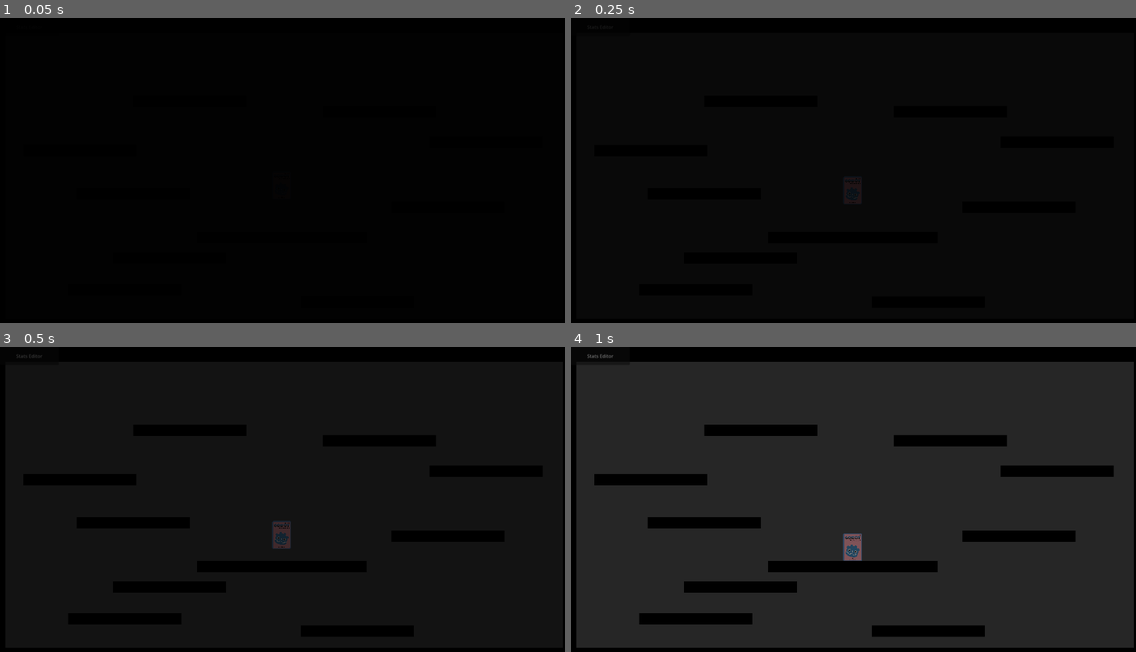
Above: before the commit, frames 1-4 (two rows, left to right).
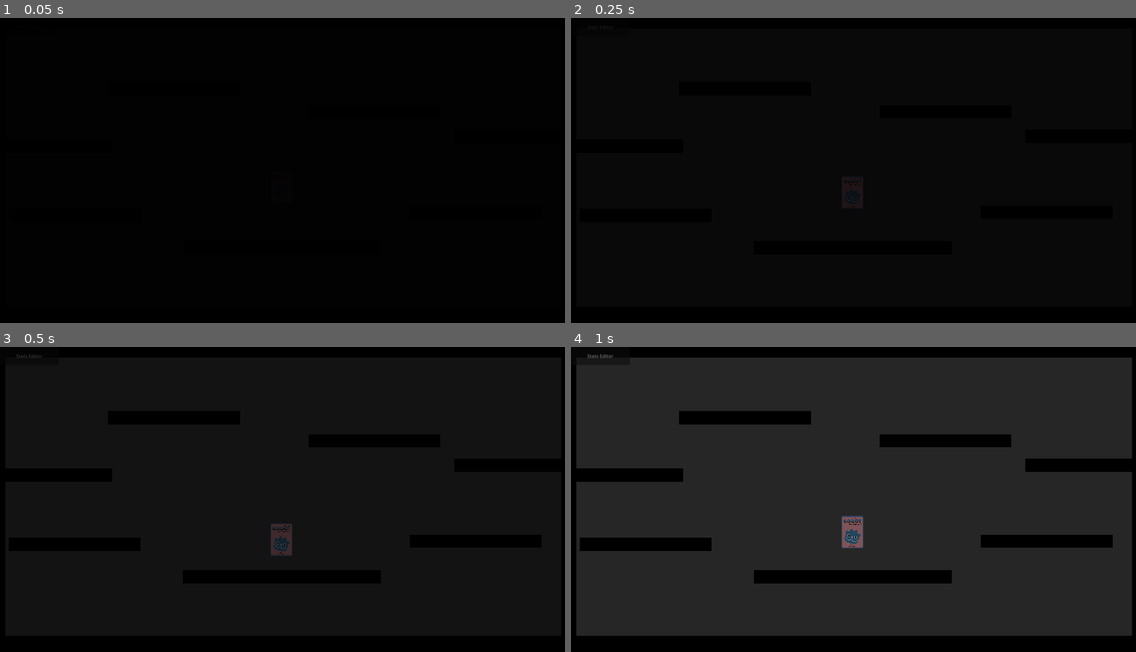
Above: after the commit, the same moments.

Repository: PlaySorbonne/projet-pixel
Game: Godot game, scene res://scenes/world.tscn
The game is run twice, just before and just after one commit, with the same random seed, the same clock (stepped at 60 frames per second) and the same inputs. This scene is started directly instead of the project's main scene.
Inputs:
- Up to frame 1 (0.05 s): no input
- Up to frame 2 (0.25 s): no input
- Up to frame 3 (0.5 s): no input
- Up to frame 4 (1 s): tap Enter (attack) at 0.5 s; hold D (right) from 0.53 s (still down); hold Enter (attack) from 0.53 s (still down); tap Space (jump) at 0.77 s

The runs differ from the first frame. In frame 2, less than 0.1% of the frame differs, in the area x 49-52%, y 52-55%; in frame 3, 0.3%; in frame 4, 16%, in the area x 1-100%, y 3-99%.

Commit message:
testing physics on anime box

Diff:
--- a/scenes/World/Objects/ObjectiveBox.tscn
+++ b/scenes/World/Objects/ObjectiveBox.tscn
@@ -4,7 +4,7 @@
 [ext_resource type="Texture2D" uid="uid://nvjp0ysw4p5r" path="res://resources/images/objects/anime/godotAnime.png" id="2_4wnuf"]
 
 [sub_resource type="PhysicsMaterial" id="PhysicsMaterial_d24b6"]
-bounce = 0.2
+bounce = 0.8
 
 [sub_resource type="RectangleShape2D" id="RectangleShape2D_x3lgd"]
 size = Vector2(160, 200)
--- a/scenes/world.tscn
+++ b/scenes/world.tscn
@@ -39,7 +39,7 @@
 
 [node name="Camera" type="Camera2D" parent="."]
 position = Vector2(576, 324)
-zoom = Vector2(0.6, 0.6)
+zoom = Vector2(0.7, 0.7)
 limit_left = -1200
 limit_top = -700
 limit_right = 2400
@@ -51,20 +51,12 @@
 [node name="CameraUtils" parent="Camera" instance=ExtResource("6_vq42y")]
 
 [node name="Wall" parent="." instance=ExtResource("5_yc1ep")]
-position = Vector2(569, 1288)
+position = Vector2(542, 1115)
 scale = Vector2(60, 5)
 
 [node name="Wall2" parent="." instance=ExtResource("5_yc1ep")]
-position = Vector2(574, -652)
+position = Vector2(590, -556)
 scale = Vector2(60, 5)
-
-[node name="Wall5" parent="." instance=ExtResource("5_yc1ep")]
-position = Vector2(-64, 784)
-scale = Vector2(10, 1)
-
-[node name="Wall14" parent="." instance=ExtResource("5_yc1ep")]
-position = Vector2(-318, 964)
-scale = Vector2(10, 1)
 
 [node name="Wall6" parent="." instance=ExtResource("5_yc1ep")]
 position = Vector2(999, 1034)
@@ -79,7 +71,7 @@
 scale = Vector2(10, 1)
 
 [node name="Wall9" parent="." instance=ExtResource("5_yc1ep")]
-position = Vector2(-270, 420)
+position = Vector2(-433, 511)
 scale = Vector2(10, 1)
 
 [node name="Wall10" parent="." instance=ExtResource("5_yc1ep")]
@@ -91,7 +83,7 @@
 scale = Vector2(10, 1)
 
 [node name="Wall12" parent="." instance=ExtResource("5_yc1ep")]
-position = Vector2(1126, -45)
+position = Vector2(1022, 8)
 scale = Vector2(10, 1)
 
 [node name="Wall13" parent="." instance=ExtResource("5_yc1ep")]
@@ -99,11 +91,11 @@
 scale = Vector2(10, 1)
 
 [node name="Wall3" parent="." instance=ExtResource("5_yc1ep")]
-position = Vector2(-1154, 310)
+position = Vector2(-930, 286)
 scale = Vector2(5, 30)
 
 [node name="Wall4" parent="." instance=ExtResource("5_yc1ep")]
-position = Vector2(2323, 331)
+position = Vector2(2088, 320)
 scale = Vector2(5, 30)
 
 [node name="StartGameScreen" parent="." instance=ExtResource("10_y5qku")]
--- a/scripts/HentaiBox.gd
+++ b/scripts/HentaiBox.gd
@@ -1,11 +1,18 @@
 extends RigidBody2D
 
 signal game_won
+
+@export var anime_velocity := 4000.0
+@export var anime_damage_multiplier := 1.0
 
 var team := -1
 var knockback_velocity := Vector2.ZERO
 var last_player_hit : PlayerCharacter = null
 var last_hit_value := 0
+
+func _ready():
+	pass
+	#physics_material_override.bounce = 1.0 # maybe put bounciness, etc as parameters
 
 func get_hit_owner():
 	return last_player_hit
@@ -13,7 +20,7 @@
 func hit(damage : int, attacker : Node2D = null):
 	if attacker != null:
 		apply_impulse( ((self.global_position - attacker.global_position
-		).normalized() + Vector2(0, -0.1)) * 5000.0 )
+		).normalized() + Vector2(0, -0.1)) * 4000.0 )
 	GameInfos.camera_utils.shake()
 	last_player_hit = attacker
 	last_hit_value = damage
@@ -24,5 +31,5 @@
 	var player_body : PlayerCharacter = body
 	if player_body.current_evolution == PlayerCharacter.Evolutions.Weeb:
 		emit_signal("game_won")
-	elif linear_velocity.length_squared() > 1000 and last_player_hit != null and body != last_player_hit:
-		player_body.hit(last_hit_value, self)
+	elif linear_velocity.length() > 750 and last_player_hit != null and body != last_player_hit:
+		player_body.hit(last_hit_value * anime_damage_multiplier, self)
--- a/scripts/adjust_stats.gd
+++ b/scripts/adjust_stats.gd
@@ -32,7 +32,7 @@
 func actualize_characters(do_update_data := true):
 	if do_update_data:
 		update_data()
-	print(GameInfos.players.values())
+	#print(GameInfos.players.values())
 	for player : PlayerCharacter in GameInfos.players.values():
 		var ev = PlayerCharacter.Evolutions.find_key(player.current_evolution)
 		for k : String in variables_data[ev].keys():
--- a/scripts/player.gd
+++ b/scripts/player.gd
@@ -183,7 +183,7 @@
 	set_process_input(true)
 	super.death()
 
-func hit(damage : int, attacker : Node2D = null):
+func hit(damage : int, attacker : Node2D = null, hit_power := 1.0):
 	if not compute_hits:
 		return
 	var hit_owner : Node2D
